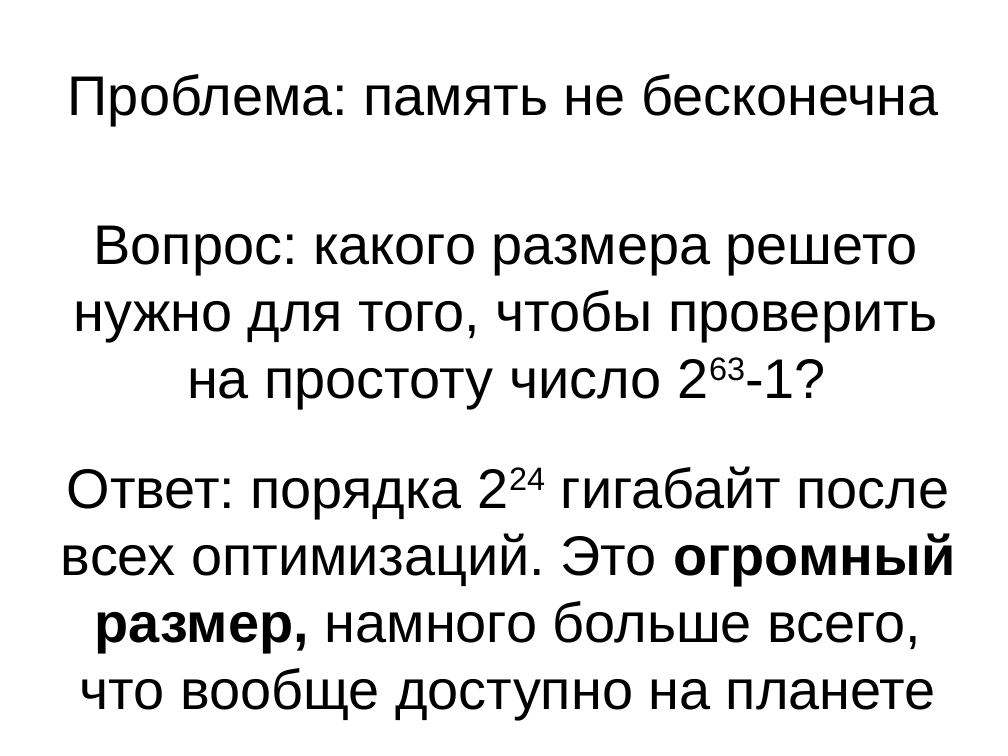
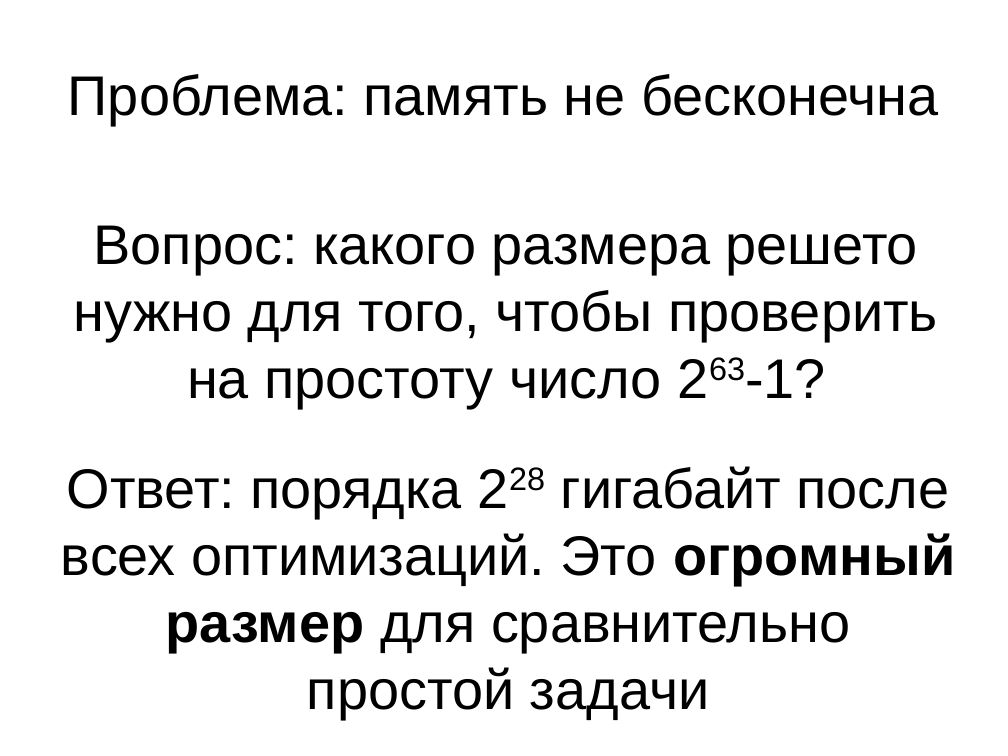
Before and after one commit to MIPT-ILab/cpp-lects-rus, a slide deck: slide 28 of slides/lec1-1-primes.odp (slide 26 before the commit). Drawn at 1008x756 pixels with LibreOffice and Linux fonts; fonts in the diff are those of the drawing. Boxes give left, top, right and bottom in pixels: in the first picture for what was removed or moved away, otherwise in the second. Text is boxed around its words. In the diff, an @@ line names an element or a change of style, - is before the commit and + after.

```diff
--- a/slides/lec1-1-primes.odp
+++ b/slides/lec1-1-primes.odp
@@ text at (61,466,956,719): text changed @@
-Ответ: порядка 224 гигабайт после всех оптимизаций. Это огромный размер, намного больше всего, что вообще доступно на планете
+Ответ: порядка 228 гигабайт после всех оптимизаций. Это огромный размер для сравнительно простой задачи
```
Also in this commit, not shown: 3 other slides changed, 7 slides added, 2 other files.
